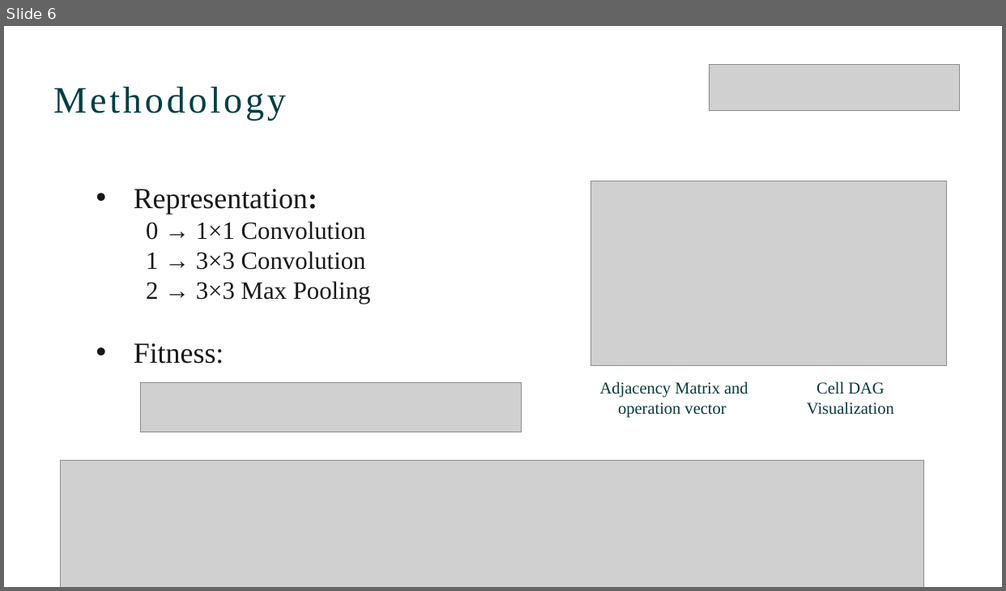
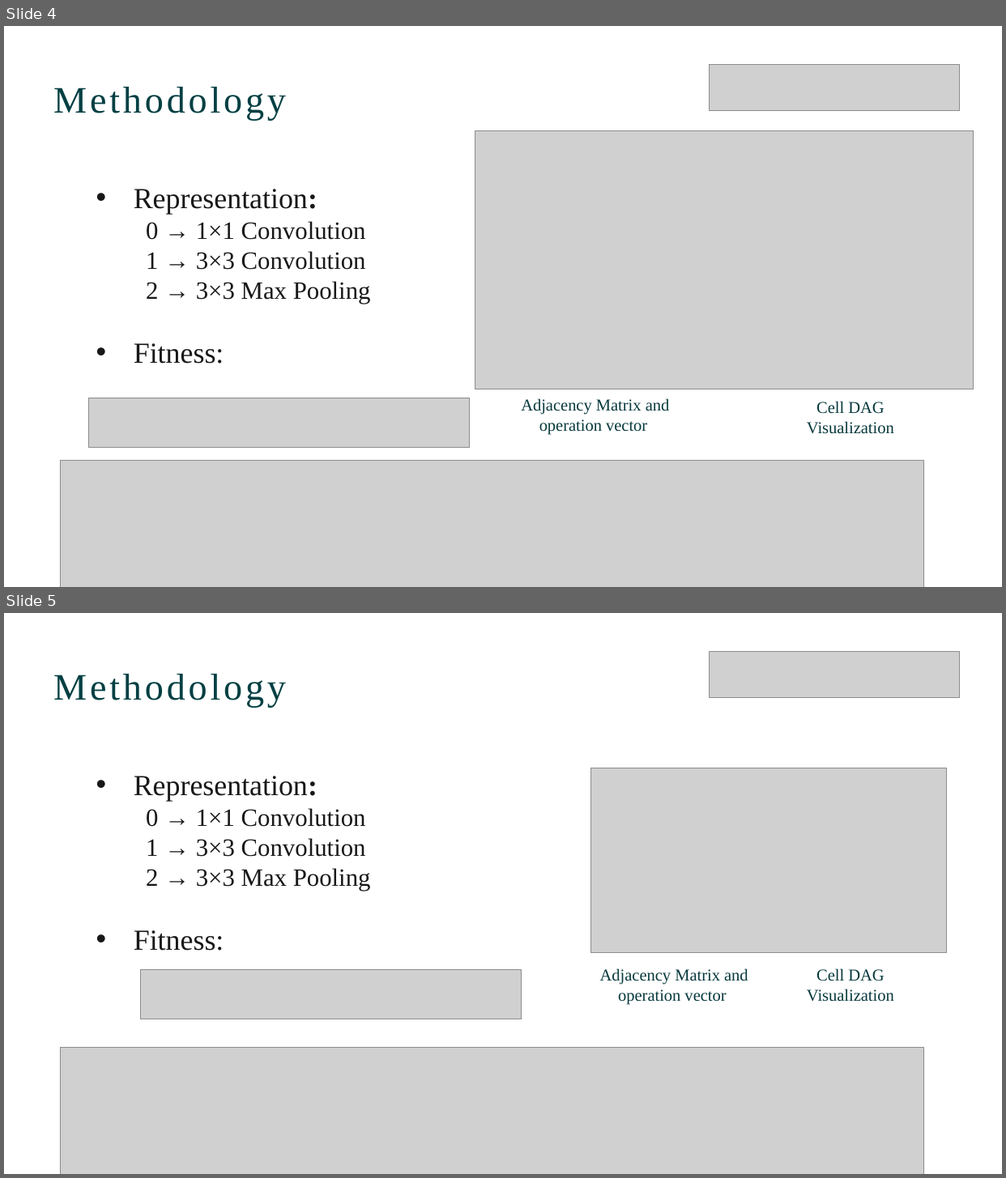
Before and after one commit to chenyicc/fxx_project, a slide deck: nasbench-master/第8组_中期.pptx. Shown one above the other, each under a label of ours: slide 6 before the commit, slides 4 and 5 after it. The pictures are 1006x591 and 1006x1178 pixels, drawn with LibreOffice and Linux fonts; fonts in the diff are those of the drawing; grey boxes stand for pictures; background and template pictures are left out. Boxes give left, top, right and bottom in pixels: in the first picture for what was removed or moved away, otherwise in the second. Text is boxed around its words. In the diff, an @@ line names an element or a change of style, - is before the commit and + after.

```diff
--- a/nasbench-master/第8组_中期.pptx
+++ b/nasbench-master/第8组_中期.pptx
@@ slide 4 added at <box>4,26,1002,587</box>, background #FFFFFF @@
@@ picture added at <box>710,64,960,110</box> @@
@@ text added at <box>53,87,286,120</box>, 36 pt, text #003F43 @@
+Methodology
@@ picture added at <box>475,130,974,389</box> @@
@@ text added at <box>134,189,371,364</box>, 24 pt, text #181818 @@
+• Representation:
+  0 → 1×1 Convolution
+  1 → 3×3 Convolution
+  2 → 3×3 Max Pooling
+• Fitness:
@@ picture added at <box>88,398,470,447</box> @@
@@ text added at <box>521,399,670,435</box>, 16 pt, text #06383C @@
+Adjacency Matrix and operation vector
@@ text added at <box>807,401,894,434</box>, 16 pt, text #06383C @@
+Cell DAG Visualization
@@ picture added at <box>60,461,924,587</box> @@
@@ what was slide 6 is now slide 5 @@
```
Also in this commit, not shown: 5 slides changed, 2 other slides added, 5 slides removed.
